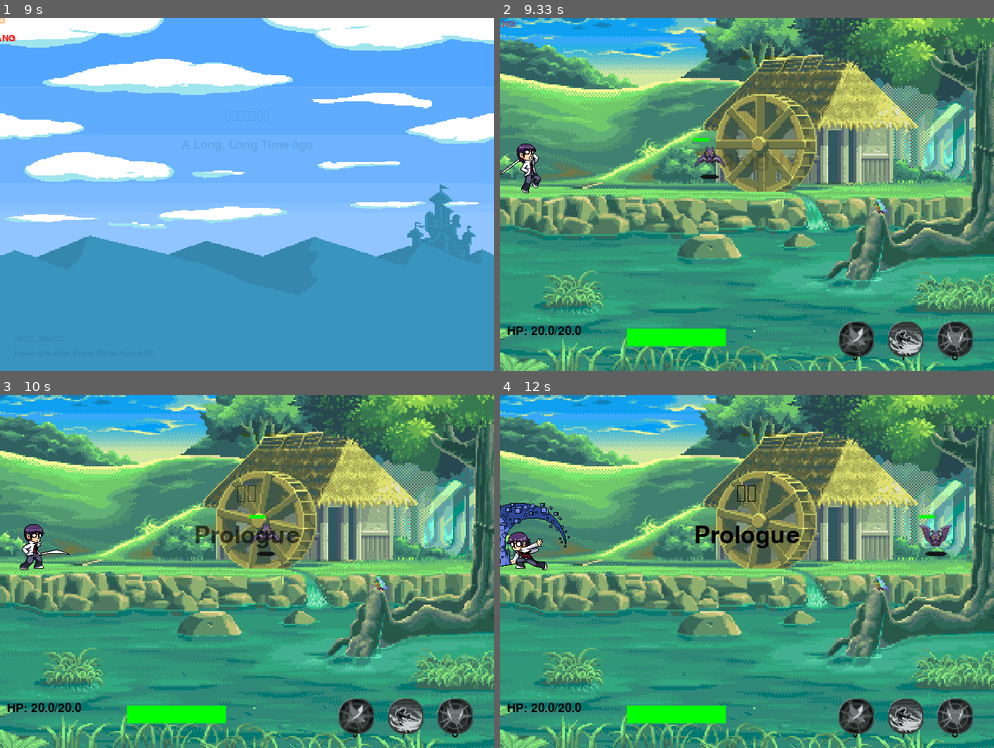
Above: before the commit, frames 1-4 (two rows, left to right).
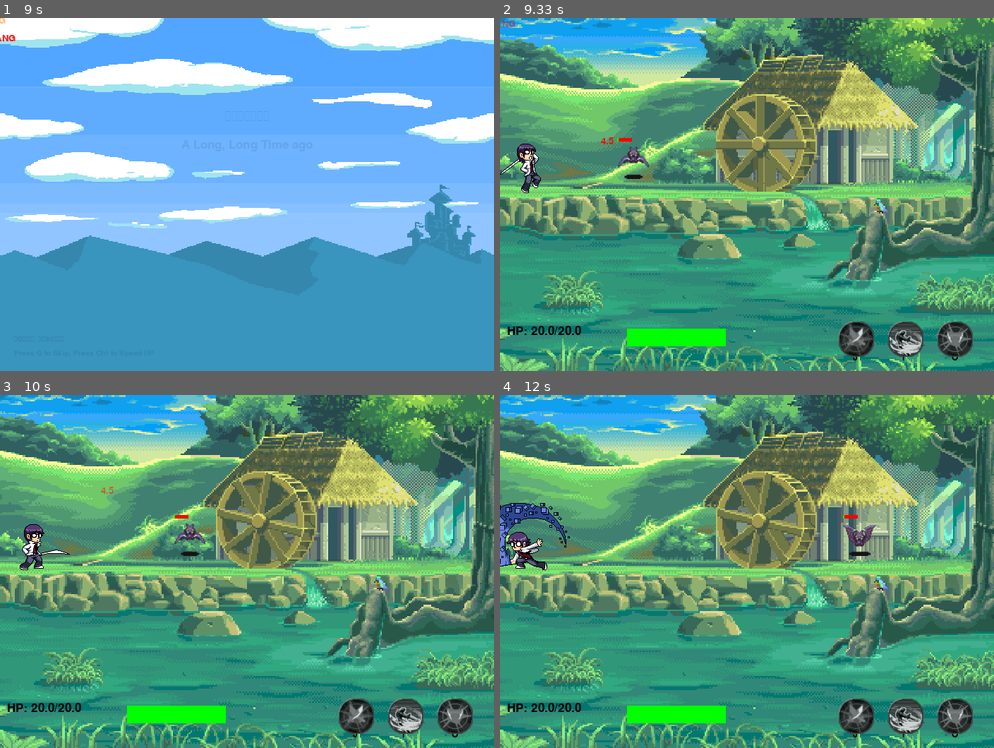
Above: after the commit, the same moments.

Repository: Pitrick3141/RoAdv
Game: pygame game, started from main.py
The game is run twice, just before and just after one commit, with the same random seed, the same clock (stepped at 60 frames per second) and the same inputs.
Inputs (mouse positions are in pixels of both pictures, inside the frame that each line leads up to):
- Up to frame 1 (9 s): click "*Click to Start*" at 0.38 s; click "*Click to Start*" at 3.45 s; tap I at 3.73, 5.05, 6.38, 7.78 s; move the mouse to (429, 318) at 4.1 s; tap J at 4.13, 4.43, 4.97, 5.27, 5.47, 6.3, 6.6, 6.87, 7.17, 7.7, 8, 8.37, 8.67 s; tap T at 4.22, 5.55, 6.95, 8.45 s; click (222, 286) at 4.62 s; move the mouse to (247, 236) at 4.93 s; move the mouse to (177, 120) at 5.43 s; move the mouse to (83, 229) at 6.27 s; hold A 6.8-7.2 s; move the mouse to (103, 127) at 6.83 s; hold A 8.3-8.77 s; click (172, 296) at 8.85 s
- Up to frame 2 (9.33 s): hold Q from 9.13 s (still down); move the mouse to (598, 325) at 9.17 s; tap J at 9.2 s; tap I at 9.28 s
- Up to frame 3 (10 s): tap J at 9.5 s; release Q at 9.6 s
- Up to frame 4 (12 s): hold D 10.47-10.93 s; tap J at 10.53, 10.83, 11.6, 11.9 s; tap I at 10.62 s; hold A 11.53-11.93 s

Frame 1 is identical in both runs. In frame 2, 0.5% of the frame differs, in the area x 20-58%, y 30-46%; in frame 3, 0.9%; in frame 4, 1.2%, in the area x 39-92%, y 25-46%.

Commit message:
Daily Update @ Sep 11, 2022

Diff:
--- a/FormGame.py
+++ b/FormGame.py
@@ -37,6 +37,9 @@
 
         debug("进入游戏页面循环体", who=self.__class__.__name__)
         Globles.next_stage()
+
+        # 暂停
+        is_hold = False
 
         # 背景文本列表
         about_texts_en = ["A Long, Long Time ago",
@@ -89,10 +92,100 @@
         # 当前的背景序号
         bg_index = 0
         # 背景列表
-        bg_list = ['bg', 'bg_2', 'forestleft', 'forestright']
+        bg_list = ['bg', 'bg_2', 'forestleft', 'forestright', "treeleft", "treeright", "fountain", "fountainnight",
+                   "palace"]
+
+        # 控制每关敌人
+        enemies = {'forestleft': [('bat', 150, 180)],
+                   'forestright': [('scorpion', 280, 210),
+                                   ('scorpion', 250, 210),
+                                   ('bat', 150, 180)],
+                   'treeleft': [('scorpion', 200, 360),
+                                ('scorpion', 220, 360),
+                                ('scorpion', 240, 360),
+                                ('scorpion', 280, 360),
+                                ('bat', 150, 340),
+                                ('bat', 250, 340),
+                                ('bat', 300, 340)],
+                   'treeright': [('scorpion', 200, 360),
+                                 ('scorpion', 220, 360),
+                                 ('scorpion', 240, 360),
+                                 ('scorpion', 280, 360),
+                                 ('bat', 150, 340),
+                                 ('bat', 250, 340),
+                                 ('bat', 300, 340)],
+                   'fountain': [('scorpion', 200, 380),
+                                ('scorpion', 220, 380),
+                                ('scorpion', 240, 380),
+                                ('scorpion', 280, 380),
+                                ('bat', 150, 360),
+                                ('bat', 250, 360),
+                                ('bat', 300, 360)],
+                   'fountainnight': [('scorpion', 200, 380),
+                                     ('scorpion', 220, 380),
+                                     ('scorpion', 240, 380),
+                                     ('scorpion', 280, 380),
+                                     ('bat', 150, 360),
+                                     ('bat', 250, 360),
+                                     ('bat', 300, 360)],
+                   'palace': [('scorpion', 200, 380),
+                              ('scorpion', 220, 380),
+                              ('scorpion', 240, 380),
+                              ('scorpion', 280, 380),
+                              ('bat', 150, 360),
+                              ('bat', 250, 360),
+                              ('bat', 300, 360)],
+                   }
+
+        # 控制每关标题
+        titles = {'forestleft': [("序章", "Prologue"), ("0-1", ""), ("净化所有敌人", "Purify all enemies")],
+                  'forestright': [("0-2", "")],
+                  'treeleft': [("第一章", "Chapter 1"), ("1-1", "")],
+                  'treeright': [("1-2", "")],
+                  'fountain': [("第二章", "Chapter 2"), ("2-1", "")],
+                  'fountainnight': [("2-2", "")],
+                  'palace': [("终章", "Final")]}
+
+        # 控制剧情播放
+        plots_before = {'forestleft': [("{}和{}做好了准备，".format(Globles.get_chara_name('prot', 'zh'), Globles.get_chara_name('friend', 'zh')),
+                                        "{} and {} get everything prepared".format(Globles.get_chara_name('prot', 'en'),
+                                                                                   Globles.get_chara_name('friend', 'en')),
+                                        20),
+                                       ("进入了小镇边的森林",
+                                        "and went into the forest besides the town",
+                                        20),
+                                       ("突然一只黑影从树丛中穿出，",
+                                        "Suddenly a shadow dashed from the bush,",
+                                        20),
+                                       ("{}定睛一看，是一只漆黑的蝙蝠，正向他冲来。".format(Globles.get_chara_name('prot', 'zh')),
+                                        "{} found that it was a black bat charging towards him.".format(Globles.get_chara_name('prot', 'en')),
+                                        20)],
+                        'forestright': [("0-2", "")],
+                        'treeleft': [("第一章", "Chapter 1"), ("1-1", "")],
+                        'treeright': [("1-2", "")],
+                        'fountain': [("第二章", "Chapter 2"), ("2-1", "")],
+                        'fountainnight': [("2-2", "")],
+                        'palace': [("终章", "Final")]}
+
+        plots_after = {'forestleft': [("序章", "Prologue"), ("0-1", ""), ("净化所有敌人", "Purify all enemies")],
+                       'forestright': [("0-2", "")],
+                       'treeleft': [("第一章", "Chapter 1"), ("1-1", "")],
+                       'treeright': [("1-2", "")],
+                       'fountain': [("第二章", "Chapter 2"), ("2-1", "")],
+                       'fountainnight': [("2-2", "")],
+                       'palace': [("终章", "Final")]}
+
+        # 控制每关移动范围
+        movable_limits = {'forestleft': (0, 680, 180),
+                          'forestright': (80, 350, 180),
+                          'treeleft': (40, 700, 360),
+                          'treeright': (0, 700, 360),
+                          'fountain': (0, 700, 360),
+                          'fountainnight': (0, 700, 360),
+                          'palace': (0, 700, 360)}
 
         # 英雄列表
-        hero_list = ['none', 'yichen', 'shenran', 'jie', 'yinuo']
+        hero_list = ['none', 'yichen', 'shenran', 'jie', 'nana']
 
         # 实例化英雄对象
         hero = PygameObject.Character(hero_list[Globles.get_protagonist()], 30, 180)
@@ -111,12 +204,16 @@
                 if event.type == pygame.KEYDOWN:
                     key_list = pygame.key.get_pressed()
                     # 按下Q跳过剧情
-                    if key_list[pygame.K_q] and Globles.get_stage() == 0:
-                        Globles.next_stage()
-                        about_reverse = 0
-                        about_alpha = 0
-                        debug("已跳过剧情", type='info', who=self.__class__.__name__)
-                        bg_index = 2
+                    if key_list[pygame.K_q]:
+                        if Globles.get_stage() == 0:
+                            Globles.next_stage()
+                            about_reverse = 0
+                            about_alpha = 0
+                            debug("已跳过剧情", type='info', who=self.__class__.__name__)
+                            bg_index = 2
+                        else:
+                            Globles.titles.clear()
+                            debug("已跳过剧情", type='info', who=self.__class__.__name__)
                     if key_list[pygame.K_LCTRL] or key_list[pygame.K_RCTRL]:
                         if about_speed == 2:
                             about_speed = 4
@@ -185,51 +282,38 @@
                     Globles.show_text(self.screen, "4X>>>>", 550, 20,
                                       color='red', alpha=about_alpha, size=25)
             elif Globles.get_stage() == 1:
-                if bg_index == 2:
-                    if "序章" not in Globles.title_pool:
-                        Globles.TitleText("序章", "Prologue", 'black')
-                        Globles.TitleText("0-1", "", 'black')
-                    if Globles.get_battle_state() == 0:
-                        Globles.set_movable_area(0, 680)
-                        PygameObject.spawn_enemy('bat', 250, 180)
-                    if Globles.get_battle_state() == 2:
-                        if "完成" not in Globles.title_pool:
-                            Globles.titles.clear()
-                            Globles.TitleText("完成", "Finished", 'orange')
-                        if hero.rect.x > 620:
-                            bg_index = 3
-                            hero.rect.x = 80
+                if plots_before.get(bg_list[bg_index])[0][0] not in Globles.title_pool:
+                    is_hold = True
+                    for plot in plots_before.get(bg_list[bg_index]):
+                        Globles.TitleText(plot[0], plot[1], 'black', plot[2])
+                elif not Globles.titles:
+                    is_hold = False
+                if titles.get(bg_list[bg_index])[0][0] not in Globles.title_pool and not is_hold:
+                    for title in titles.get(bg_list[bg_index]):
+                        Globles.TitleText(title[0], title[1], 'red' if bg_list[bg_index] == 'palace' else 'black')
+                if Globles.get_battle_state() == 0:
+                    movable_area = movable_limits.get(bg_list[bg_index])
+                    Globles.set_movable_area(movable_area[0], movable_area[1])
+                    for enemy in enemies.get(bg_list[bg_index]):
+                        PygameObject.spawn_enemy(enemy[0], enemy[1], enemy[2])
+                if Globles.get_battle_state() == 2:
+                    if "关卡完成" not in Globles.title_pool:
+                        Globles.titles.clear()
+                        Globles.TitleText("关卡完成", "Level Finished", 'orange')
+                    if hero.rect.x > movable_limits.get(bg_list[bg_index])[1] - 40:
+                        if bg_list[bg_index] == 'palace':
+                            Globles.next_stage()
+                        else:
+                            bg_index += 1
+                            hero.rect.x = movable_limits.get(bg_list[bg_index])[0]
+                            hero.rect.y = movable_limits.get(bg_list[bg_index])[2]
                             Globles.next_wave()
-                            Globles.title_pool.remove("完成")
-                elif bg_index == 3:
-                    for enemy in Globles.get_monster_list():
-                        if enemy.rect.x > 300:
-                            enemy.reflect = True
-                        if enemy.rect.x < 80:
-                            enemy.reflect = False
-                    if "0-2" not in Globles.title_pool:
-                        Globles.titles.clear()
-                        Globles.TitleText("0-2", "", 'black')
-                    if Globles.get_battle_state() == 0:
-                        Globles.set_movable_area(80, 350)
-                        PygameObject.spawn_enemy('scorpion', 280, 210)
-                        PygameObject.spawn_enemy('scorpion', 250, 210)
-                        PygameObject.spawn_enemy('bat', 150, 180)
-                    if Globles.get_battle_state() == 2:
-                        if "完成" not in Globles.title_pool:
-                            Globles.titles.clear()
-                            Globles.TitleText("完成", "Finished", 'orange')
-                        if hero.rect.x > 300:
-                            bg_index = 4
-                            hero.rect.x = 80
-                            Globles.next_wave()
-                            Globles.title_pool.remove("完成")
-                    elif hero.rect.x > 300:
-                        hero.rect.x = 300
+                            Globles.title_pool.remove("关卡完成")
 
             if Globles.get_stage() >= 1:
-                PygameObject.bulletMech()
-                Globles.update_sprites(self.screen)
+                if not is_hold:
+                    PygameObject.bulletMech()
+                    Globles.update_sprites(self.screen)
                 Globles.draw_sprites(self.screen)
 
             # 显示标题和悬浮文本
--- a/Globles.py
+++ b/Globles.py
@@ -178,7 +178,28 @@
                                    'forestright': [
                                        pygame.image.load(self._background_path / "forestright_{}.png".format(i)) for i
                                        in range(1, 5)
-                                   ]}
+                                   ],
+                                   'treeleft': [
+                                       pygame.image.load(self._background_path / "treeleft_{}.png".format(i)) for i
+                                       in range(1, 9)
+                                   ],
+                                   'treeright': [
+                                       pygame.image.load(self._background_path / "treeright_{}.png".format(i)) for i
+                                       in range(1, 9)
+                                   ],
+                                   'fountain': [
+                                       pygame.image.load(self._background_path / "fountain_{}.png".format(i)) for i
+                                       in range(1, 13)
+                                   ],
+                                   'fountainnight': [
+                                       pygame.image.load(self._background_path / "fountainnight_{}.png".format(i)) for i
+                                       in range(1, 5)
+                                   ],
+                                   'palace': [
+                                       pygame.image.load(self._background_path / "palace_{}.png".format(i)) for i
+                                       in range(1, 17)
+                                   ],
+                                   }
 
         """
         状态素材
@@ -216,14 +237,14 @@
                                     "王奕辰",
                                     "侯申然",
                                     "张杰",
-                                    "王伊诺",
+                                    "Nana",
                                     "理塘悦刻魔王",
                                     "麦克肯威"],
                              'en': ["Character",
                                     "Yichen W",
                                     "Shenran H",
                                     "Jie Z",
-                                    "Yinuo W",
+                                    "Nana",
                                     "LTDZ",
                                     "MacKenway"]}
 
@@ -523,6 +544,9 @@
     def get_movable_area(self):
         return self._movable_l, self._movable_r
 
+    def get_all_sprites(self):
+        return self._all_sprites_list
+
 
 # 标题池和悬浮文字池
 title_pool = []
@@ -532,11 +556,12 @@
 
 class TitleText:
     # 展示闪烁标题
-    def __init__(self, text_zh, text_en, color):
+    def __init__(self, text_zh, text_en, color, size=50):
         self.text_zh = text_zh
         self.text_en = text_en
         self.color = color
         self.alpha = 0
+        self.size = size
         self.reverse = False
         title_pool.append(text_zh)
         titles.append(self)
@@ -547,12 +572,12 @@
                   self.text_zh,
                   get_screen_size()[0] / 2, 140,
                   color=self.color,
-                  alpha=self.alpha, size=50, middle=True)
+                  alpha=self.alpha, size=self.size, middle=True)
         show_text(screen,
                   self.text_en,
-                  get_screen_size()[0] / 2, 200,
+                  get_screen_size()[0] / 2, 150 + self.size,
                   color=self.color,
-                  alpha=self.alpha, size=50, middle=True)
+                  alpha=self.alpha, size=self.size, middle=True)
         if not self.reverse:
             self.alpha += 3
             if self.alpha > 500:
@@ -761,6 +786,7 @@
 
 def next_wave():
     globles.next_wave()
+    remove_all_purified()
 
 
 def update_texts(screen):
@@ -777,3 +803,11 @@
 
 def get_movable_area():
     return globles.get_movable_area()
+
+
+def remove_all_purified():
+    sprites_list = globles.get_all_sprites()
+    for sprite in sprites_list:
+        if sprite.type == 'purified_enemy':
+            globles.remove_sprite(sprite)
+    debug("已移除所有净化的敌人", type='success', who='Globles')
Binary file changed: images/background/bg.png
Binary file changed: images/background/bg_2.png
Binary file changed: images/background/forestleft_1.png
Binary file changed: images/background/forestleft_2.png
Binary file changed: images/background/forestleft_3.png
Binary file changed: images/background/forestleft_4.png
Binary file changed: images/background/forestright_1.png
Binary file changed: images/background/forestright_2.png
Binary file changed: images/background/forestright_3.png
Binary file changed: images/background/forestright_4.png
Binary file added: images/background/fountain_1.png
Binary file added: images/background/fountain_10.png
(and 46 more such lines)
